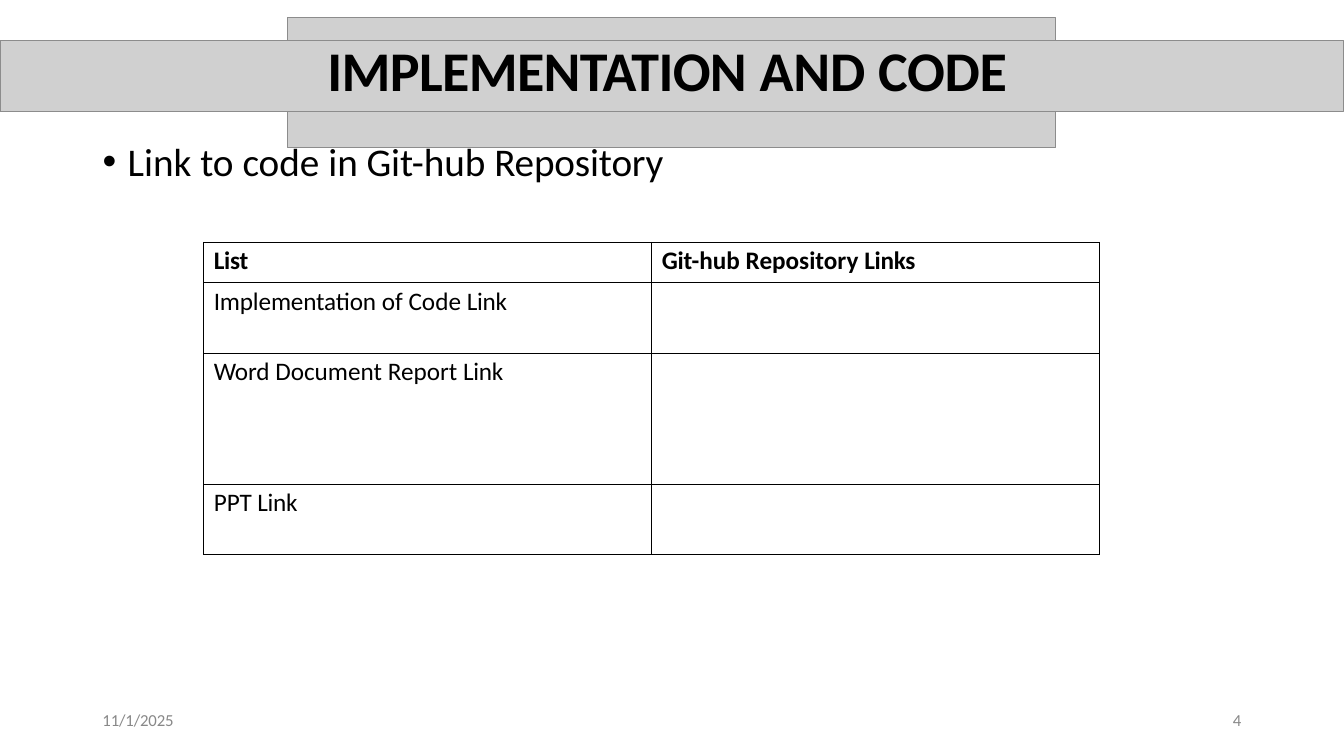
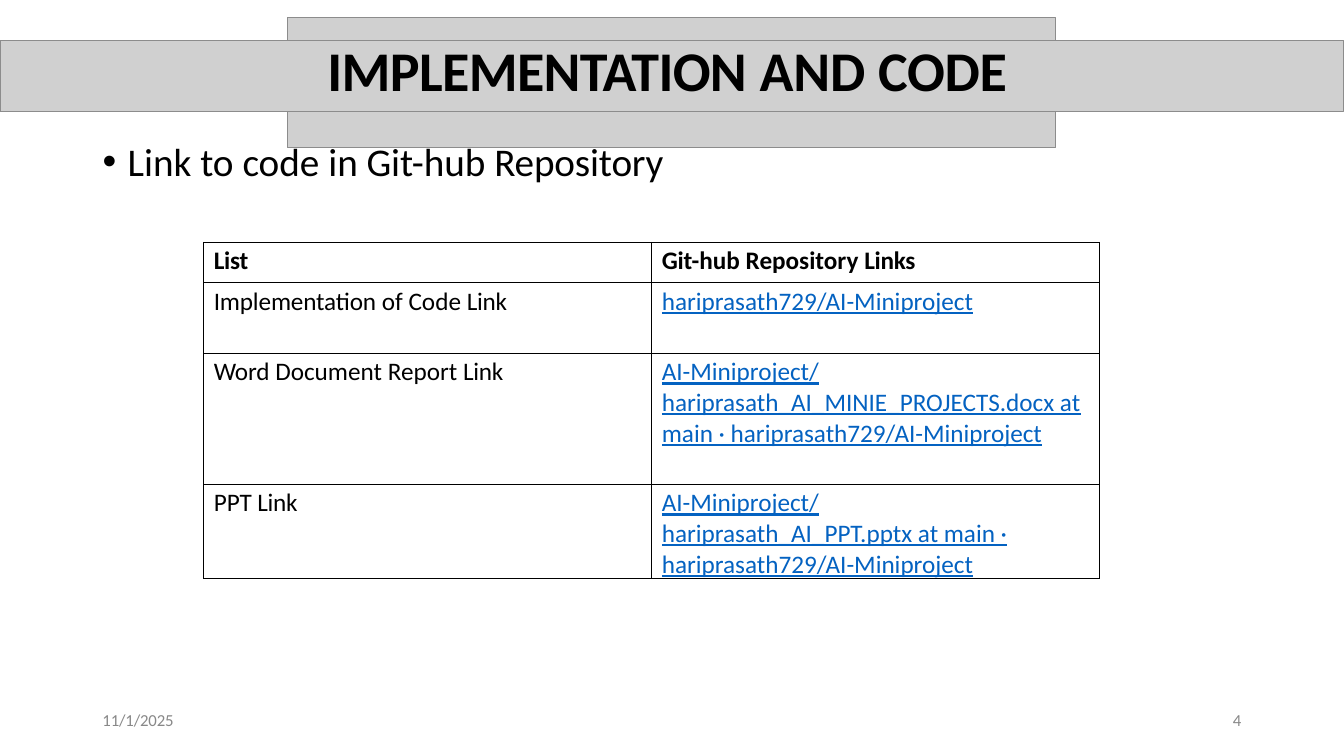
Before and after one commit to hariprasath729/AI-Miniproject, a slide deck: slide 4 of hariprasath_AI_PPT.pptx. Drawn at 1344x756 pixels with LibreOffice and Linux fonts; fonts in the diff are those of the drawing; grey boxes stand for pictures; background and template pictures are left out. Boxes give left, top, right and bottom in pixels: in the first picture for what was removed or moved away, otherwise in the second. Text is boxed around its words. In the diff, an @@ line names an element or a change of style, - is before the commit and + after.

Commit message:
Updated PPT and DOCX files for AI Mini Project

```diff
--- a/hariprasath_AI_PPT.pptx
+++ b/hariprasath_AI_PPT.pptx
@@ table at [204, 242, 1099, 608] @@
-row 2, column 2: 
+row 2, column 2: hariprasath729/AI-Miniproject
-row 3, column 2: 
+row 3, column 2: AI-Miniproject/hariprasath_AI_MINIE_PROJECTS.docx at main · hariprasath729/AI-Miniproject
-row 4, column 2: 
+row 4, column 2: AI-Miniproject/hariprasath_AI_PPT.pptx at main · hariprasath729/AI-Miniproject
```
Also in this commit, not shown: 1 other file.
